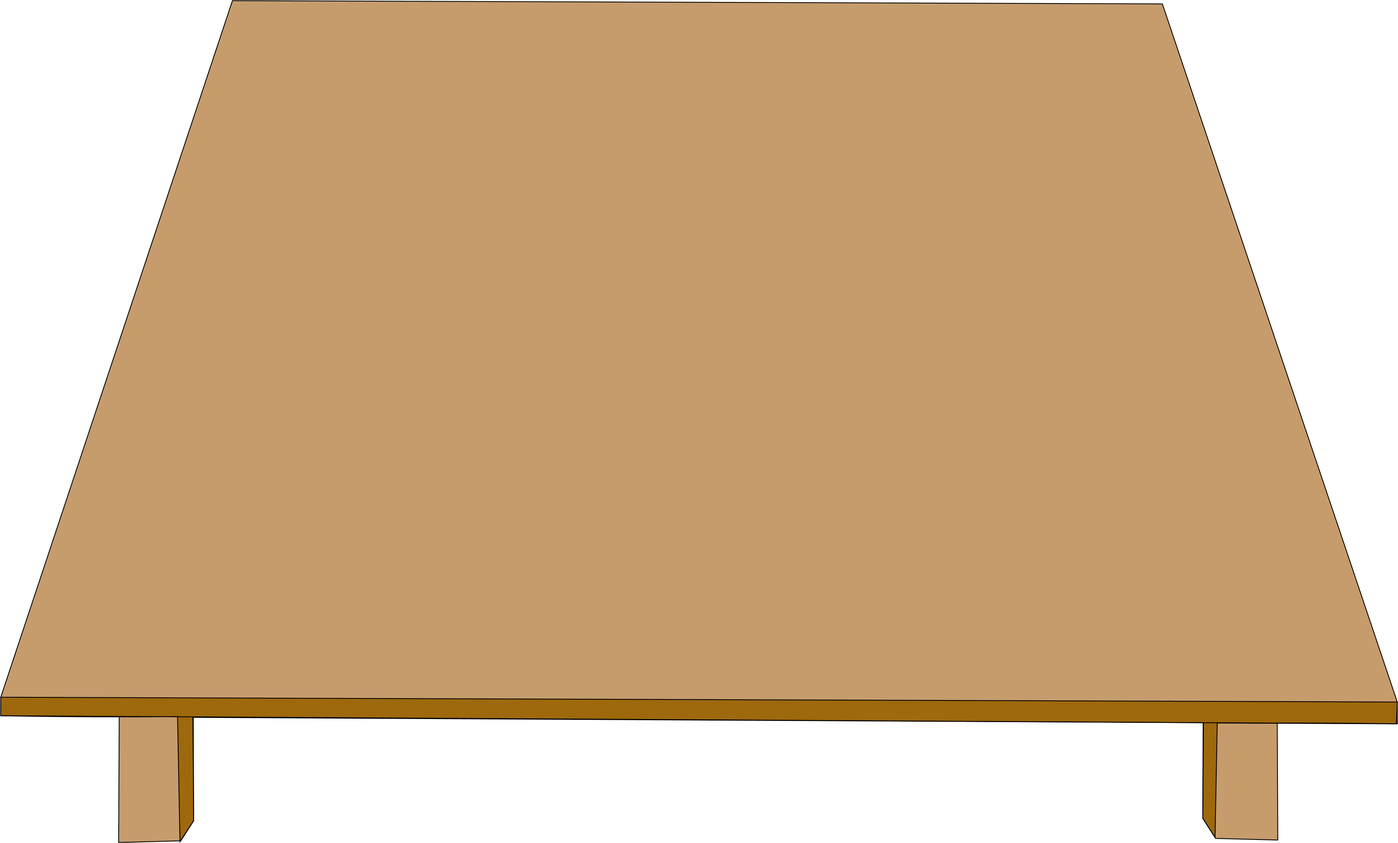
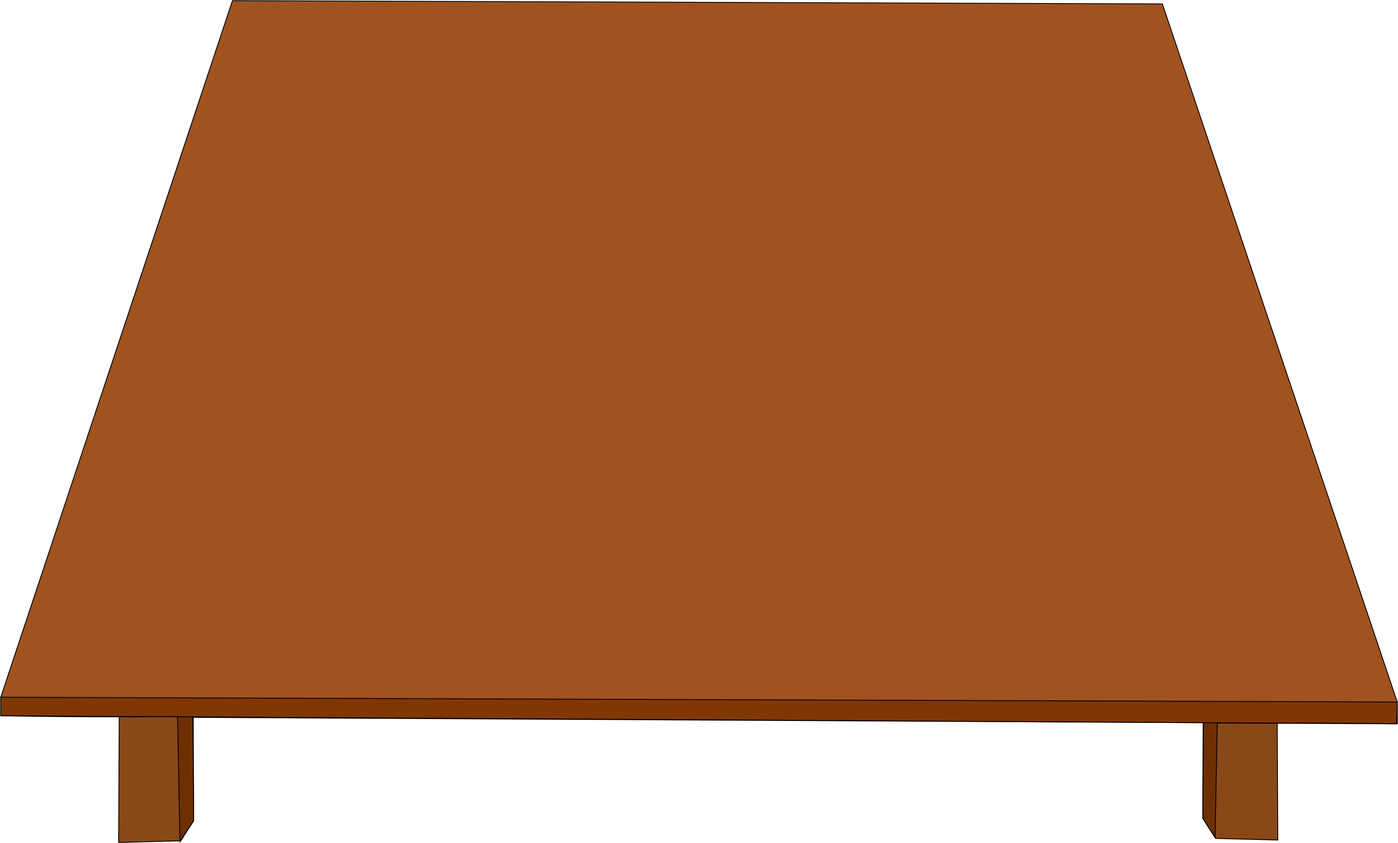
The second (1398, 843) image is a revision of the first. Changes to its layers:
painted on "<Path> + <Path> + <Path>" over [1, 0, 1398, 843]
